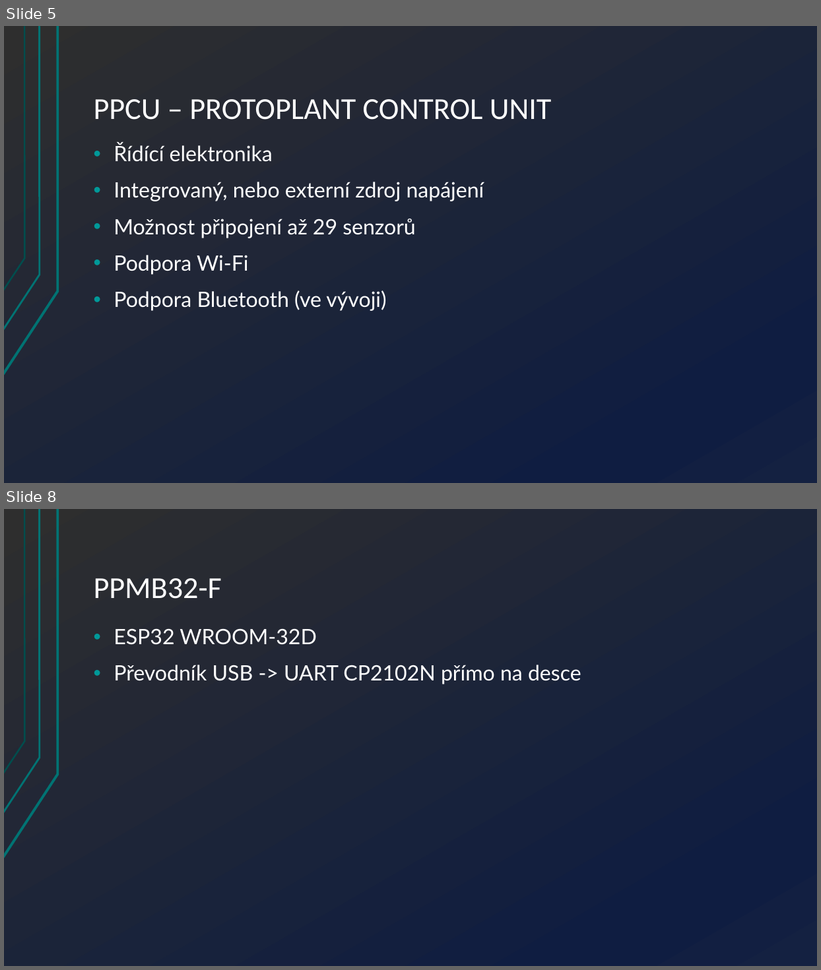
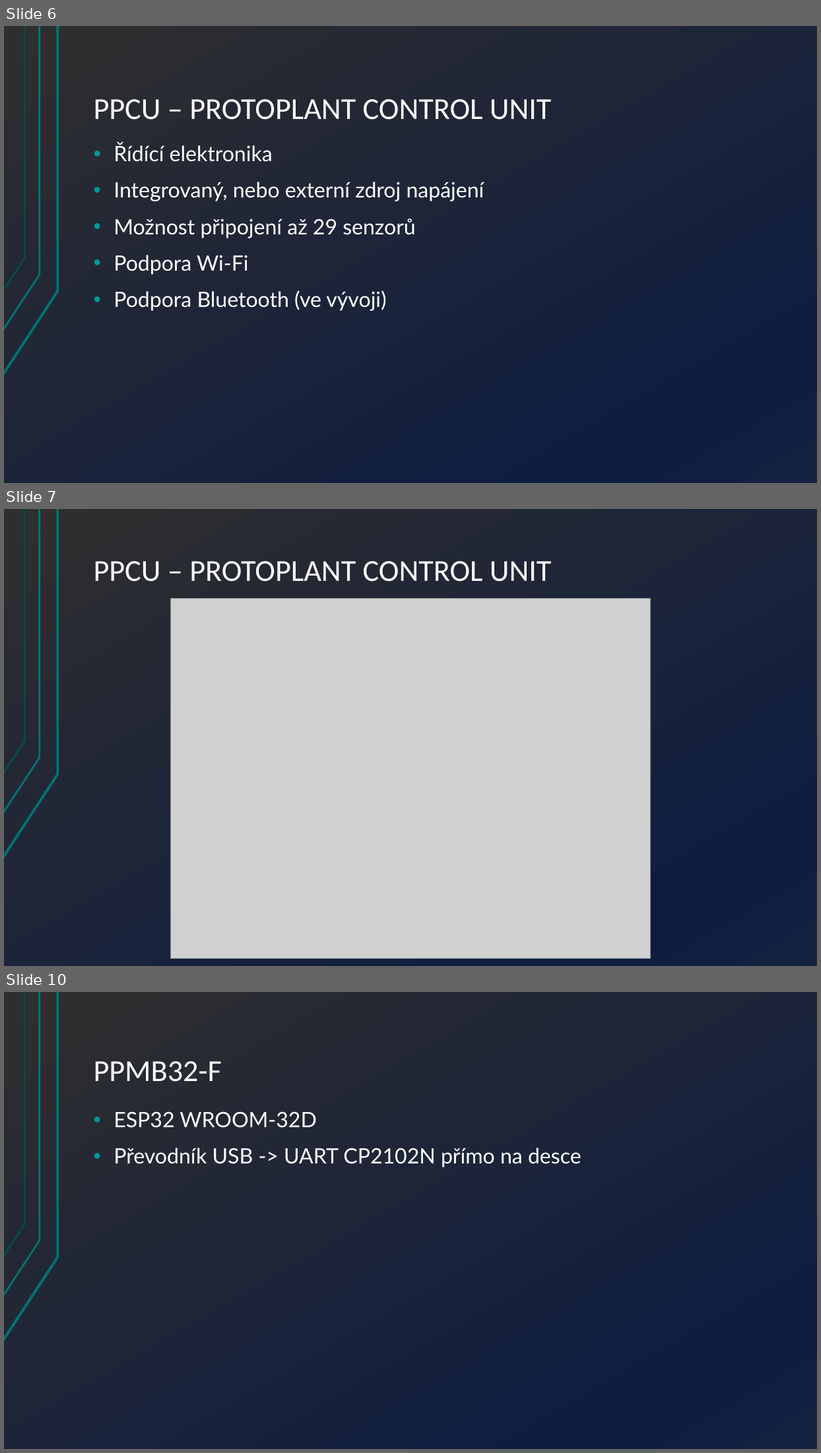
Before and after one commit to Hellpetros/SOC-2020-TEXT, a slide deck: PRESENTATION/SOČ-2020-PREZENTACE-ŠKOLNÍ_KOLO/ŠKOLNÍ KOLO.pptx. Shown one above the other, each under a label of ours: slides 5 and 8 before the commit, slides 6, 7 and 10 after it; the slides between them are not shown. The pictures are 821x970 and 821x1453 pixels, drawn with LibreOffice and Linux fonts; fonts in the diff are those of the drawing; grey boxes stand for pictures. Boxes give left, top, right and bottom in pixels: in the first picture for what was removed or moved away, otherwise in the second. Text is boxed around its words. In the diff, an @@ line names an element or a change of style, - is before the commit and + after.

```diff
--- a/PRESENTATION/SOČ-2020-PREZENTACE-ŠKOLNÍ_KOLO/ŠKOLNÍ KOLO.pptx
+++ b/PRESENTATION/SOČ-2020-PREZENTACE-ŠKOLNÍ_KOLO/ŠKOLNÍ KOLO.pptx
@@ slide 7 added at [4,509,817,966], background gradient #2E2E2E to #0F1D41 to #142242; not listed: 3 template elements that a slide beside it also shows @@
@@ title added at [94,561,552,582], 36 pt, text #FFFFFF @@
+PPCU – PROTOPLANT CONTROL UNIT
@@ picture added at [170,599,651,959] @@
@@ what was slide 5 is now slide 6 @@
@@ what was slide 8 is now slide 10 @@
```
Also in this commit, not shown: 8 slides changed, 6 other slides added, 5 slides removed, 9 other files.
